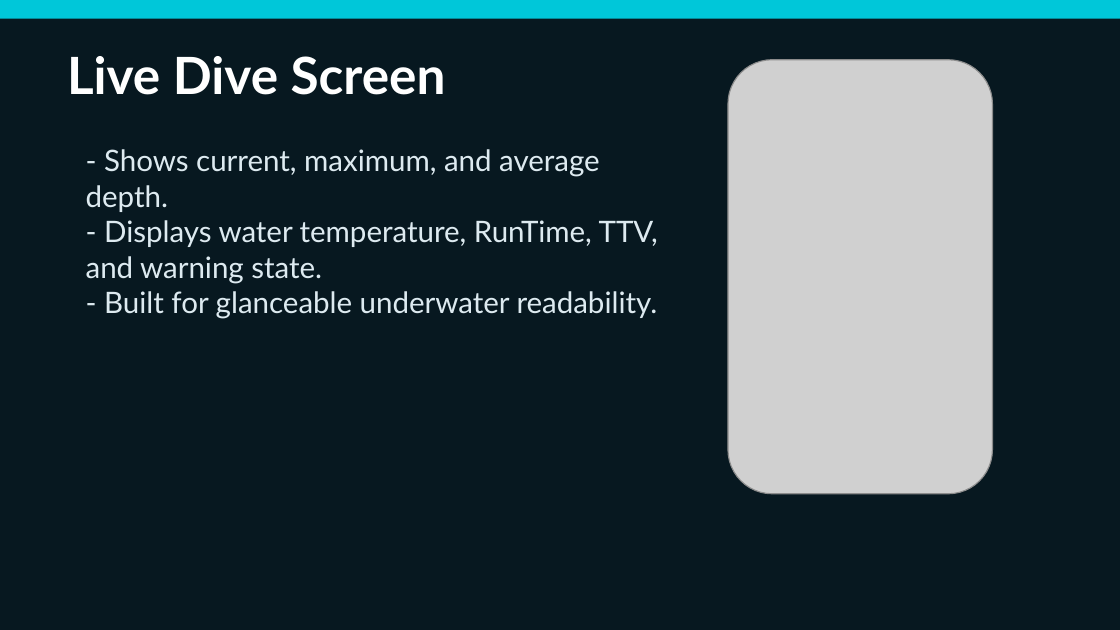
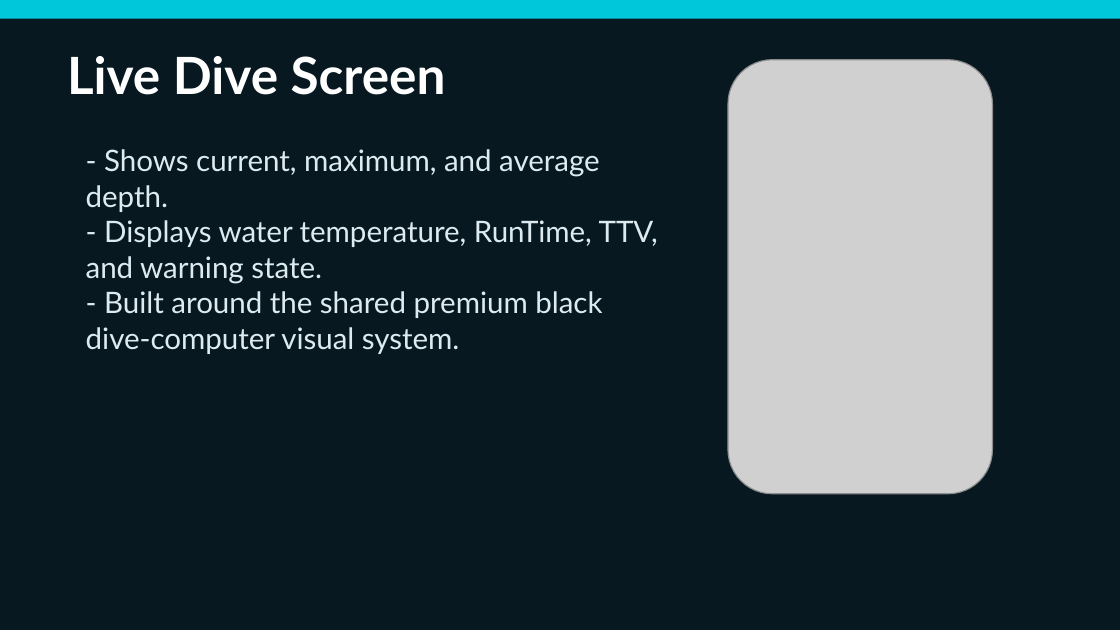
Before and after one commit to egopfe/DirDiving-App, a slide deck: slide 2 of DIR_DIVING_Full_Feature_Presentation.pptx. Drawn at 1120x630 pixels with LibreOffice and Linux fonts; fonts in the diff are those of the drawing; grey boxes stand for pictures. Boxes give left, top, right and bottom in pixels: in the first picture for what was removed or moved away, otherwise in the second. Text is boxed around its words. In the diff, an @@ line names an element or a change of style, - is before the commit and + after.

Commit message:
Document premium UI across branches

```diff
--- a/DIR_DIVING_Full_Feature_Presentation.pptx
+++ b/DIR_DIVING_Full_Feature_Presentation.pptx
@@ text at (86,291,602,354): text changed @@
-- Built for glanceable underwater readability.
+- Built around the shared premium black dive-computer visual system.
```
Also in this commit, not shown: 4 other slides changed, 1 slide added, 1 slide removed, 6 other files.
